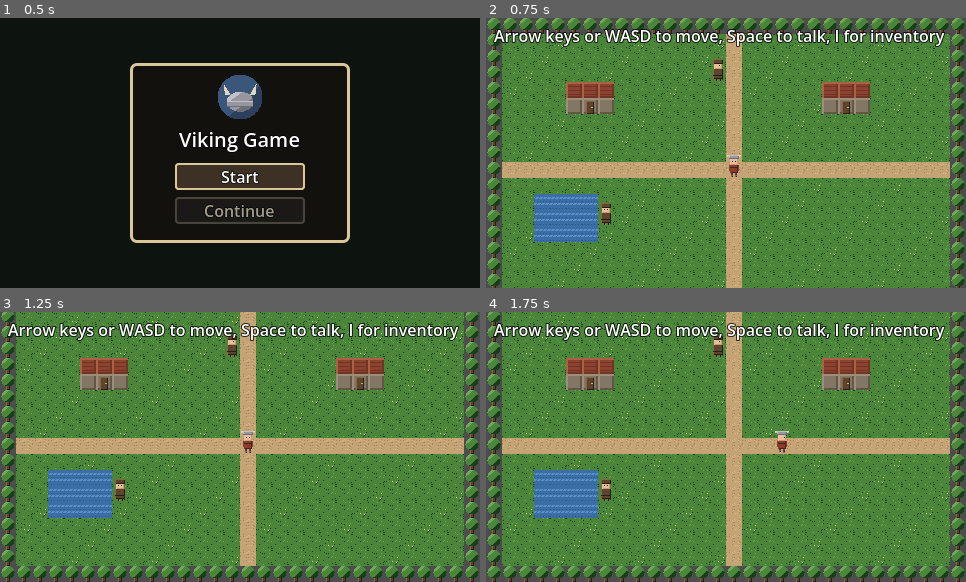
Above: before the commit, frames 1-4 (two rows, left to right).
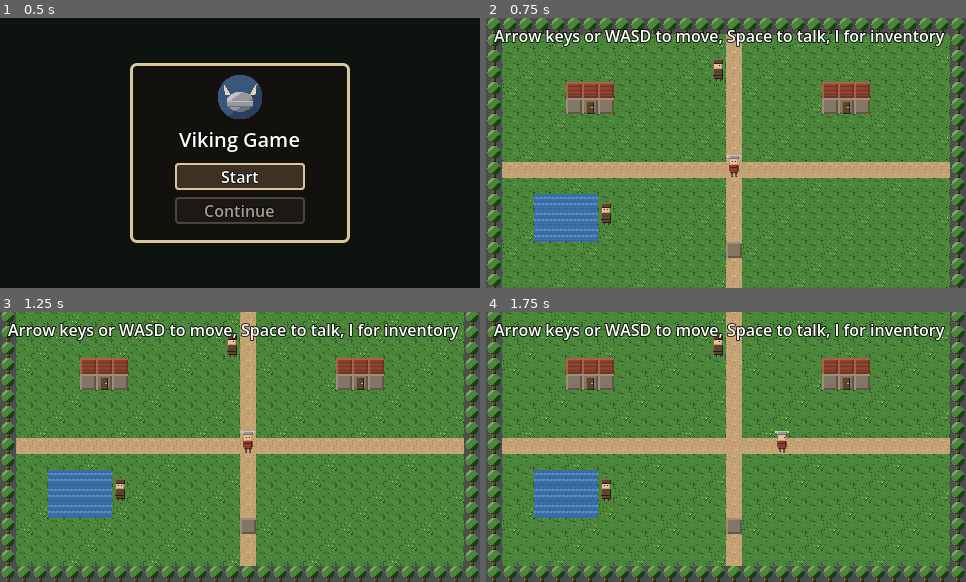
Above: after the commit, the same moments.

Repository: AtlasInMind/viking-game
Game: Godot game, scene res://scenes/title_screen.tscn
The game is run twice, just before and just after one commit, with the same random seed, the same clock (stepped at 60 frames per second) and the same inputs.
Inputs:
- Up to frame 1 (0.5 s): no input
- Up to frame 2 (0.75 s): click "Start" at 0.5 s
- Up to frame 3 (1.25 s): no input
- Up to frame 4 (1.75 s): tap Enter at 1.25 s; hold Right from 1.28 s (still down); hold Enter from 1.28 s (still down); tap Space at 1.52 s

Frame 1 is identical in both runs. In frame 2, 0.2% of the frame differs, in the area x 50-54%, y 82-89%; in frame 3, 0.2%; in frame 4, 0.2%.

Commit message:
Add item/flag-based progression gating (issue #18)
GateDefinition is a Resource (cell + required_item_id + required_flag +
is_unlocked()), not a hardcoded if-branch - following the same pattern
Item (#17) established. A single gate (south_gate.tres) blocks a
previously-empty stretch of path south of the village crossroads,
reusing the existing TILE_WALL tile type/blocked custom-data layer -
no changes needed to player.gd's blocking check at all. The gate
re-renders as open path once the player holds a "rusted_key" item
(granted via the existing water_npc conversation), both at initial
map-build time (for a continued save) and live via Inventory's
item_added signal.

Placeholder gate/key, not real Act 1 content - see #21.

Verified end-to-end in a real exported web build: the path is blocked
before the key is held, opens immediately once granted, and the open
state persists correctly across a real page reload.

Co-Authored-By: Claude Sonnet 5 <noreply@anthropic.com>
Claude-Session: https://claude.ai/code/session_014qgPGoKn3nZmKBvgbYEBQp

Diff:
--- /dev/null
+++ b/game/data/gates/south_gate.tres
@@ -0,0 +1,8 @@
+[gd_resource type="Resource" script_class="GateDefinition" load_steps=2 format=3]
+
+[ext_resource type="Script" path="res://scripts/gate_definition.gd" id="1_gate"]
+
+[resource]
+script = ExtResource("1_gate")
+cell = Vector2i(15, 14)
+required_item_id = "rusted_key"
--- /dev/null
+++ b/game/data/items/rusted_key.tres
@@ -0,0 +1,9 @@
+[gd_resource type="Resource" script_class="Item" load_steps=2 format=3]
+
+[ext_resource type="Script" path="res://scripts/item.gd" id="1_item"]
+
+[resource]
+script = ExtResource("1_item")
+id = "rusted_key"
+display_name = "Rusted Key"
+description = "Might lever aside whatever's blocking the path south of the crossroads."
--- /dev/null
+++ b/game/scripts/gate_definition.gd
@@ -0,0 +1,26 @@
+class_name GateDefinition
+extends Resource
+
+## Data-driven definition of a single conditionally-blocked map cell
+## (issue #18): a cell that renders/behaves as a wall until its unlock
+## condition (an item, a flag, or both - leave either blank to skip that
+## check) is met, then reads as open path. Modeled as a Resource, not a
+## hardcoded if-branch in main.gd, so adding another gate later is a
+## matter of authoring another .tres file, the same pattern items (#17)
+## and NPCs already follow.
+
+@export var cell: Vector2i
+@export var required_item_id: String = ""
+@export var required_flag: String = ""
+
+
+## Fails open, not closed: a gate with both fields left blank has no
+## requirement to check and reads as already unlocked, rather than
+## permanently stuck. Always set at least one of the two fields on a real
+## gate - an empty one is a silently-inert always-open tile, not an error.
+func is_unlocked() -> bool:
+	if required_item_id != "" and not Inventory.has_item(required_item_id):
+		return false
+	if required_flag != "" and not WorldState.get_flag(required_flag):
+		return false
+	return true
--- a/game/scripts/item_database.gd
+++ b/game/scripts/item_database.gd
@@ -10,6 +10,7 @@
 const ITEMS: Array[Item] = [
 	preload("res://data/items/placeholder_charm.tres"),
 	preload("res://data/items/placeholder_stone.tres"),
+	preload("res://data/items/rusted_key.tres"),
 ]
 
 var _by_id: Dictionary = {}
--- a/game/scripts/main.gd
+++ b/game/scripts/main.gd
@@ -64,6 +64,12 @@
 const CAIRN_TRIGGER_CELL := Vector2i(PATH_X, 1)
 const CAIRN_PUSH_BACK_CELL := Vector2i(PATH_X, 3)
 
+## Progression gate prototype (issue #18): a rockslide-styled blocked cell
+## on the otherwise-empty path south of the crossroads, cleared once the
+## player holds GATE's required item. Placeholder gate/key proving the
+## mechanism works end-to-end - not real Act 1 content, see #21.
+const GATE: GateDefinition = preload("res://data/gates/south_gate.tres")
+
 @onready var _ground: TileMapLayer = $Ground
 @onready var _player: Node2D = $Player
 @onready var _cairn_encounter: Node2D = $CairnEncounter
@@ -74,6 +80,7 @@
 var _npcs_by_id: Dictionary = {}
 var _interact_was_pressed := false
 var _inventory_key_was_pressed := false
+var _tileset_source_id: int = -1
 
 
 func _ready() -> void:
@@ -82,14 +89,15 @@
 	# first frame instead of only updating reactively on the next change.
 	var save_data := _load_save_if_continuing()
 
-	var source_id := _build_tileset()
-	_build_map(source_id)
+	_tileset_source_id = _build_tileset()
+	_build_map(_tileset_source_id)
 	_place_npcs()
 
 	var start := _resolve_start_position(save_data)
 	_player.initialize(_ground, start, TILE_SIZE, MAP_SIZE, _occupied_cells)
 	_player.moved.connect(_on_player_moved)
 	WorldState.flag_changed.connect(_on_flag_changed)
+	Inventory.item_added.connect(_on_item_added)
 
 	_cairn_encounter.initialize(_player, CAIRN_TRIGGER_CELL, CAIRN_PUSH_BACK_CELL, WorldState.get_flag(FLAG_CAIRN_LIGHT_PASSED))
 	_cairn_encounter.succeeded.connect(_on_cairn_encounter_succeeded)
@@ -143,7 +151,20 @@
 		var water_npc: Variant = _npcs_by_id.get("water_npc")
 		if water_npc:
 			water_npc.dialogue_text = WATER_NPC_FOLLOWUP_TEXT
+	_refresh_gate_tile()
 	_save_state()
+
+
+## GATE (issue #18) can be flag-gated as well as item-gated, so both
+## Inventory.item_added and WorldState.flag_changed refresh it live - not
+## just at map-build time - in case the unlock condition is met mid-play
+## rather than already true when a continued save's map first builds.
+func _on_item_added(_id: String) -> void:
+	_refresh_gate_tile()
+
+
+func _refresh_gate_tile() -> void:
+	_ground.set_cell(GATE.cell, _tileset_source_id, Vector2i(_tile_for(GATE.cell), 0))
 
 
 func _on_cairn_encounter_succeeded() -> void:
@@ -206,6 +227,11 @@
 			# added - save again so the grant survives immediately
 			# rather than only on the player's next step.
 			_save_state()
+		elif npc == _npcs_by_id.get("water_npc"):
+			# Placeholder key proving issue #18's progression gate - not
+			# real Act 1 content, see #21.
+			Inventory.add_item("rusted_key")
+			_save_state()
 
 
 ## Toggling the inventory panel is mutually exclusive with dialogue - it
@@ -303,6 +329,8 @@
 		return TILE_ROOF
 	if HOUSE_A_WALL.has_point(cell) or HOUSE_B_WALL.has_point(cell):
 		return TILE_WALL
+	if cell == GATE.cell:
+		return TILE_PATH if GATE.is_unlocked() else TILE_WALL
 	if cell.x == PATH_X or cell.y == PATH_Y:
 		return TILE_PATH
 	if (cell.x + cell.y) % 5 == 0:
Not shown, added: game/scripts/gate_definition.gd.uid
